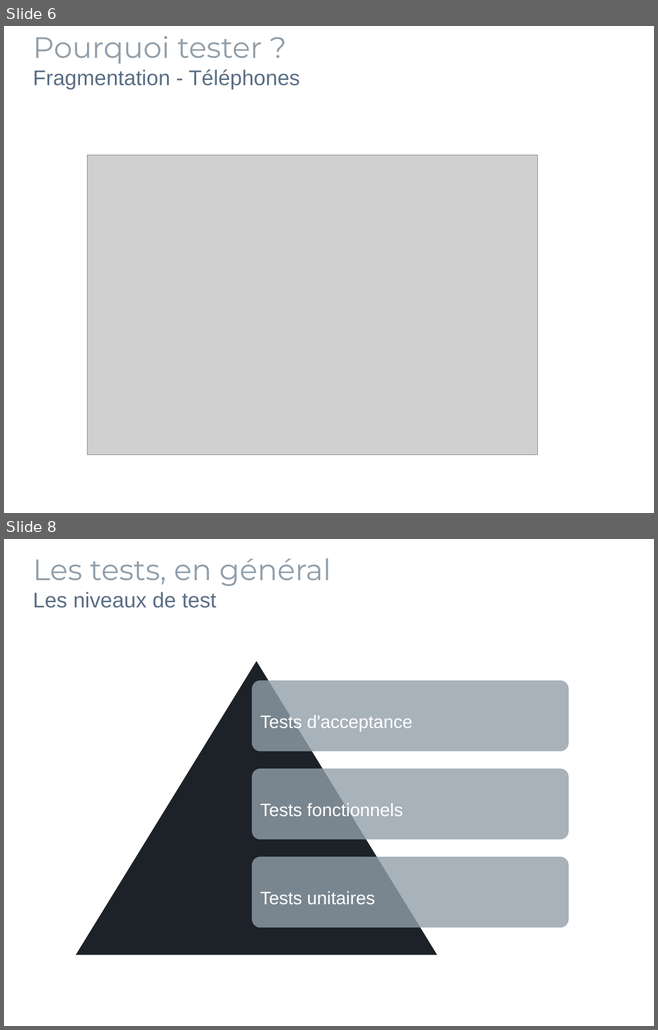
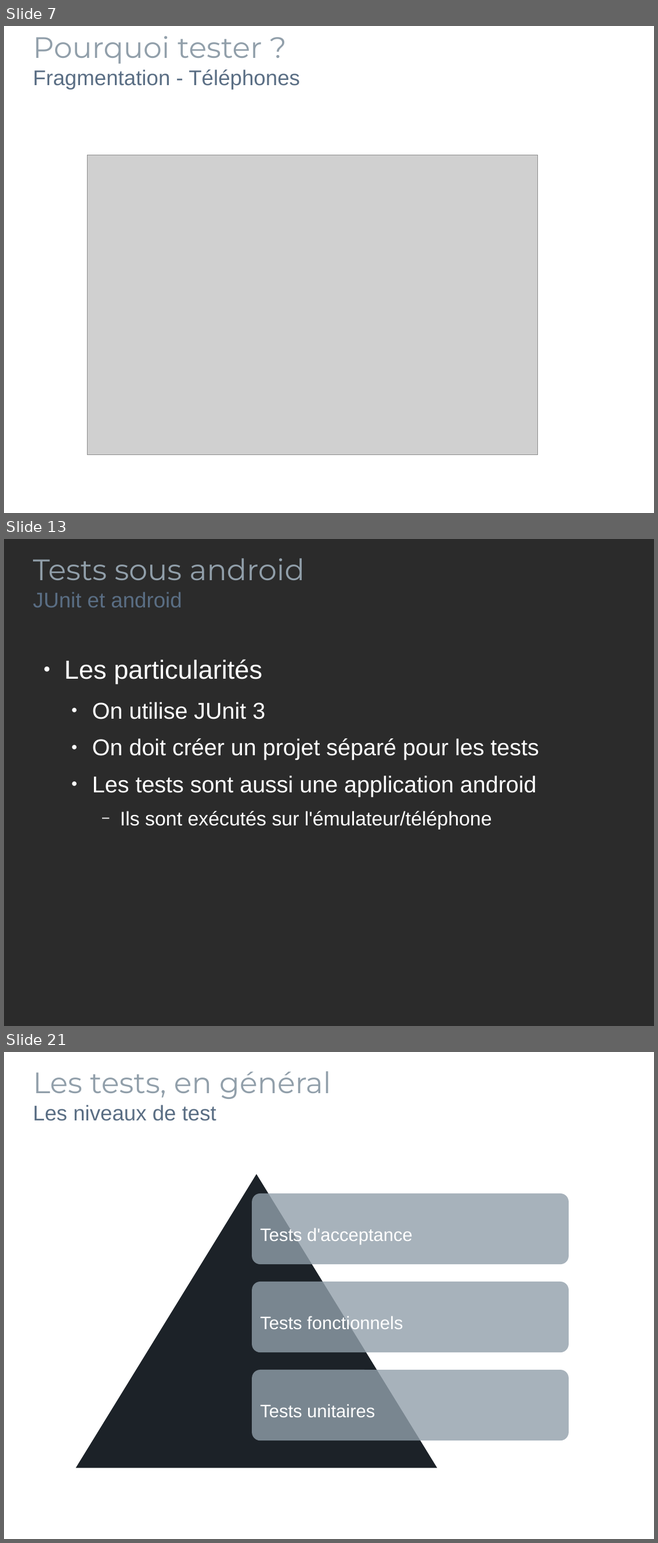
Before and after one commit to pbreault/TestsOnAndroid, a slide deck: Presentation.odp. Shown one above the other, each under a label of ours: slides 6 and 8 before the commit, slides 7, 13 and 21 after it; the slides between them are not shown. The pictures are 658x1030 and 658x1543 pixels, drawn with LibreOffice and Linux fonts; fonts in the diff are those of the drawing; grey boxes stand for pictures; background and template pictures are left out; a plain dark background stands for a picture behind light text. Boxes give left, top, right and bottom in pixels: in the first picture for what was removed or moved away, otherwise in the second. Text is boxed around its words. In the diff, an @@ line names an element or a change of style, - is before the commit and + after.

```diff
--- a/Presentation.odp
+++ b/Presentation.odp
@@ slide 13 added at [4, 539, 654, 1026], background picture (left out) @@
@@ text added at [33, 558, 304, 607], 36 pt, text #919FAA @@
+Tests sous android
+JUnit et android
@@ text added at [64, 659, 538, 830], 28 pt, text #FFFFFF @@
+● Les particularités
+  ● On utilise JUnit 3
+  ● On doit créer un projet séparé pour les tests
+  ● Les tests sont aussi une application android
+    − Ils sont exécutés sur l'émulateur/téléphone
@@ what was slide 6 is now slide 7 @@
@@ what was slide 8 is now slide 21 @@
```
Also in this commit, not shown: 2 slides changed, 12 other slides added, 13 slides removed, 5 other files.
